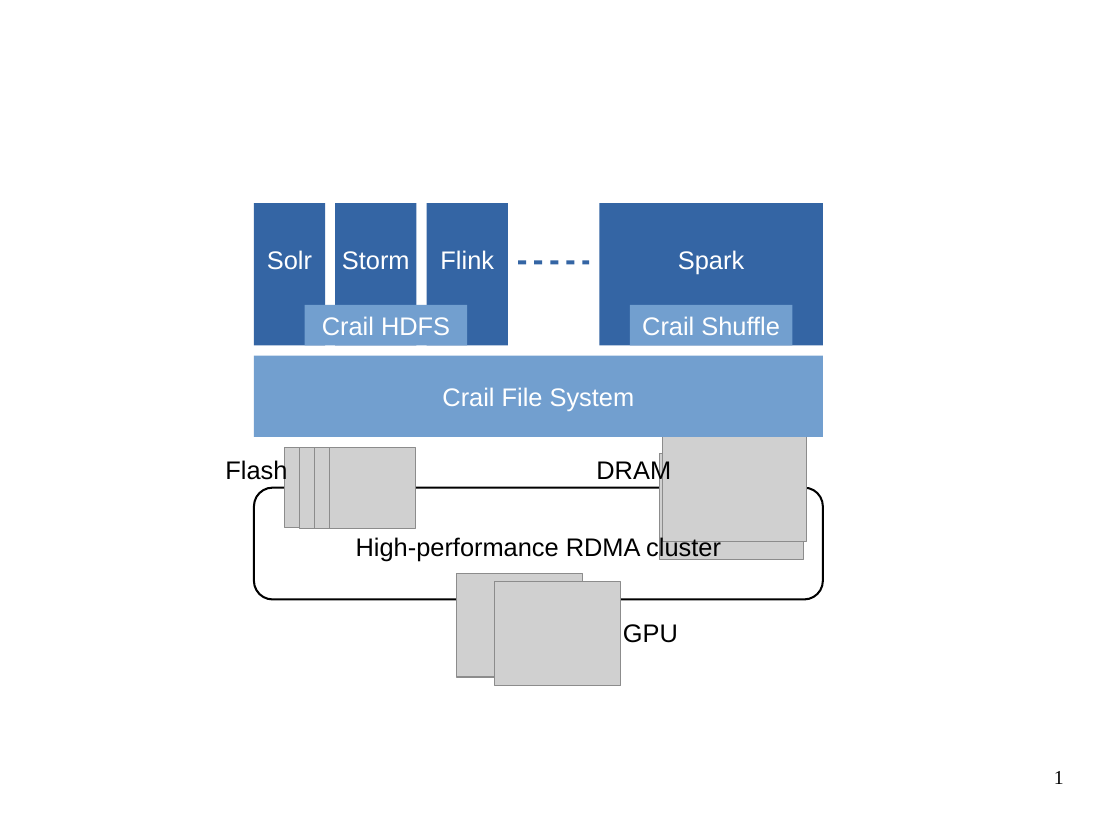
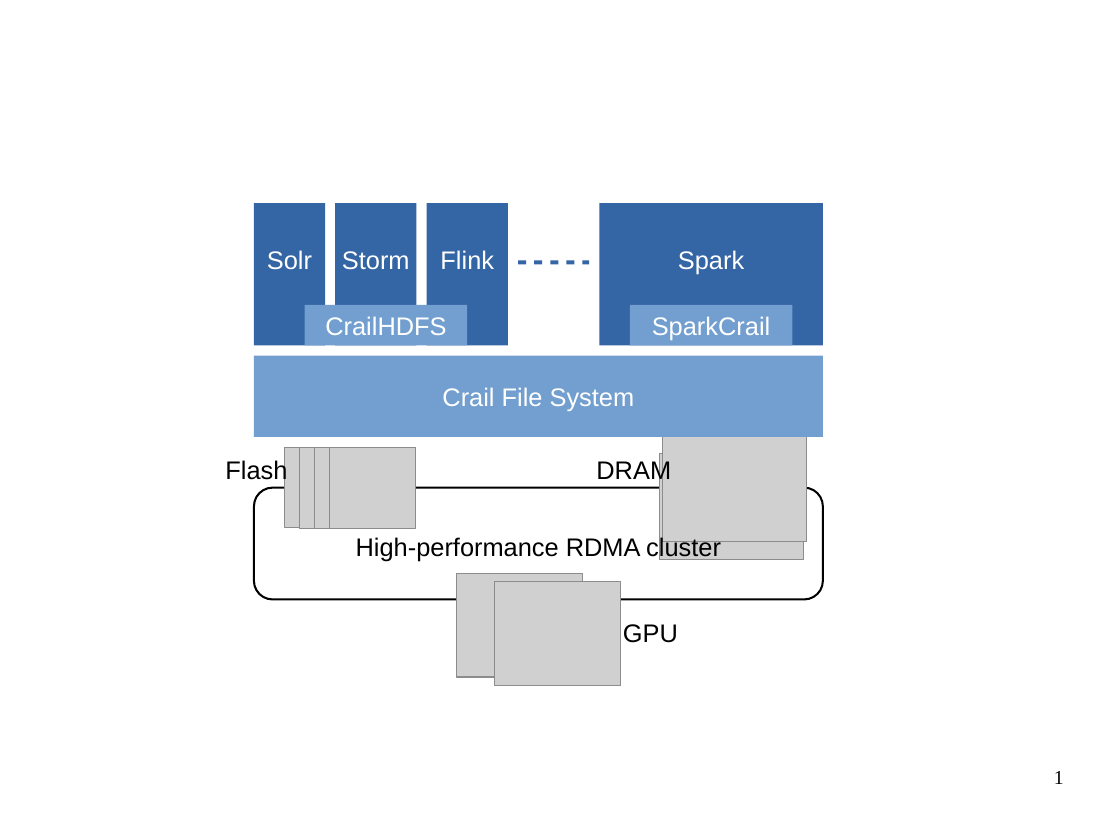
Before and after one commit to apache/incubator-crail-website, a slide deck: slide 1 of _graphix/website.odp. Drawn at 1120x840 pixels with LibreOffice and Linux fonts; fonts in the diff are those of the drawing; grey boxes stand for pictures; background and template pictures are left out. Boxes give left, top, right and bottom in pixels: in the first picture for what was removed or moved away, otherwise in the second. Text is boxed around its words. In the diff, an @@ line names an element or a change of style, - is before the commit and + after.

Commit message:
sparkcrail

```diff
--- a/_graphix/website.odp
+++ b/_graphix/website.odp
@@ text in rectangle at bbox=[325, 316, 446, 335]: spaces changed @@
-Crail HDFS
+CrailHDFS
@@ text in rectangle at bbox=[652, 316, 770, 340]: text changed @@
-Crail Shuffle
+SparkCrail
```
Also in this commit, not shown: 1 other slide changed, 2 other files.
